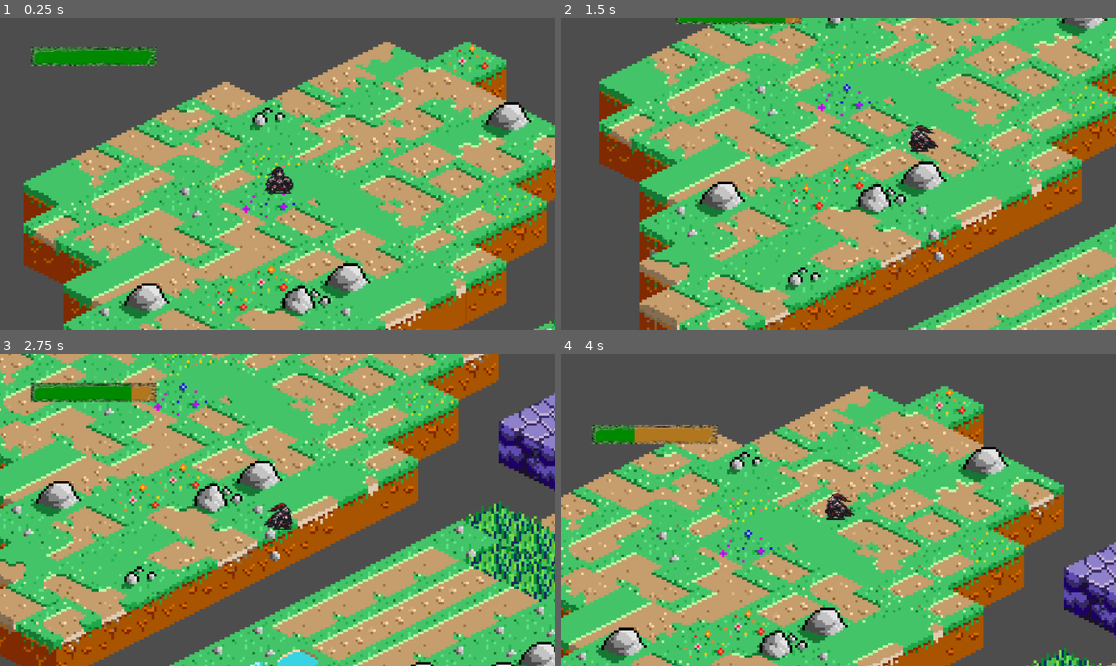
Above: before the commit, frames 1-4 (two rows, left to right).
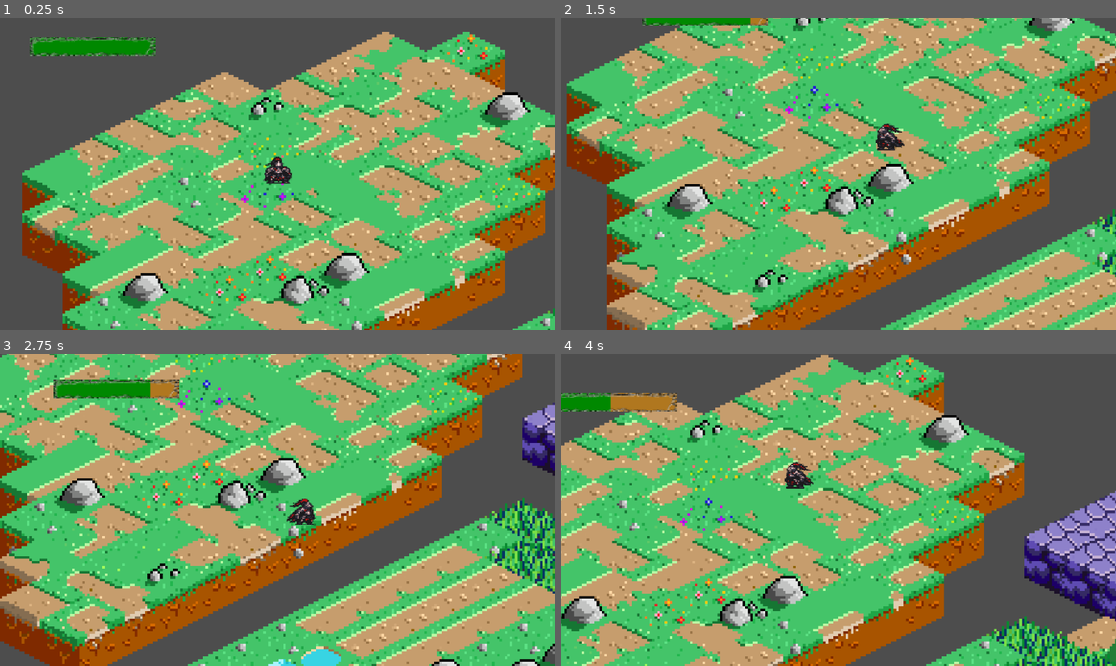
Above: after the commit, the same moments.

Repository: Byte-Entropy/UntitledGame
Game: Godot game, scene res://node_2d.tscn
Same seed, same stepped clock (60 frames per second), same inputs: the game is played once before the commit and once after it.
Inputs:
- Up to frame 1 (0.25 s): no input
- Up to frame 2 (1.5 s): tap Enter at 0.5 s; hold D (move_right) 0.53-1.28 s; tap Down (camera_down) at 0.6 s; tap Space (move_jump) at 0.77, 1.07 s; tap Left (camera_left) at 0.8, 1.35 s; hold S (move_down) from 1.28 s (still down)
- Up to frame 3 (2.75 s): tap Space (move_jump) at 1.52, 1.82 s; tap Right (camera_right) at 1.55, 2.1 s; release S (move_down) at 2.03 s; hold D (move_right) from 2.03 s (still down); tap Up (camera_up) at 2.3 s
- Up to frame 4 (4 s): release D (move_right) at 2.78 s; hold W (move_up) 2.78-3.53 s; tap Up (camera_up) at 2.85 s; tap Space (move_jump) at 3.02, 3.32, 3.77, 3.8 s; tap Shift (move_fast) at 3.05 s; hold A (move_left) from 3.53 s (still down); hold Shift (move_fast) from 3.53 s (still down)

The runs differ from the first frame. In frame 1, 43% of the frame differs, in the area x 4-100%, y 4-100%; in frame 2, 62%; in frame 3, 56%; in frame 4, 64%, in the area x 0-100%, y 0-100%.

Commit message:
Add readme, smallfixes

Diff:
--- a/testing-2/node_2d.tscn
+++ b/testing-2/node_2d.tscn
@@ -1108,8 +1108,10 @@
 camera = NodePath("Camera2D")
 
 [node name="Camera2D" type="Camera2D" parent="Player" unique_id=1569742667]
-position = Vector2(-1, -5)
+position = Vector2(0, 3)
 zoom = Vector2(2.61, 2.61)
+limit_smoothed = true
+position_smoothing_enabled = true
 
 [node name="StaminaBar" type="TextureProgressBar" parent="Player" unique_id=692756689]
 offset_left = -197.0
--- a/testing-2/player.gd
+++ b/testing-2/player.gd
@@ -11,140 +11,187 @@
 const FRICTION = 1200.0
 const CAM_SPEED = 500.0
 
+# --- Configuration: Animation (Bobbing) ---
+const BOB_FREQUENCY = 10.0  # How fast the bob is
+const BOB_AMPLITUDE = 3.0   # How many pixels up/down
+
 # --- Configuration: Stamina Costs ---
 const STAMINA_COSTS = {
-	"sprint": 25.0,
-	"jump": 20.0,
+    "sprint": 20.0,
+    "jump": 15.0,
 }
 const STAMINA_REGEN = 10.0
+
+# --- State Machine ---
+enum State { IDLE, MOVE, JUMP }
+var current_state = State.IDLE
 
 # --- State Variables ---
 var stamina: float = 100.0
 var max_stamina: float = 100.0
 
-# --- Z-Axis Simulation ---
+# --- Z-Axis & Visuals ---
 var z_height: float = 0.0
 var z_velocity: float = 0.0
+var bob_time: float = 0.0 # Tracks time for the sine wave
 const GRAVITY_Z = 980.0
 const JUMP_FORCE = 300.0
 
-# --- Preloaded Sprites (Auto-loaded from your folder) ---
-
+# --- Preloaded Sprites ---
 const TEX_UP = preload("res://PlayerSprites/up.png")
 const TEX_DOWN = preload("res://PlayerSprites/down.png")
 const TEX_LEFT = preload("res://PlayerSprites/left.png")
 const TEX_RIGHT = preload("res://PlayerSprites/right.png")
 
 func _ready() -> void:
-	# Safety Check: Print errors if nodes are missing
-	if not stamina_bar:
-		print("ERROR: Stamina Bar is not assigned in the Inspector!")
-	if not sprite:
-		# Fallback: Try to find it if not assigned
-		sprite = $Sprite2D
-		if not sprite: print("ERROR: Sprite2D node not found!")
+    if not stamina_bar: print("ERROR: Stamina Bar missing!")
+    if not sprite:
+        sprite = $Sprite2D
+        if not sprite: print("ERROR: Sprite2D missing!")
 
 func to_isometric(dir: Vector2) -> Vector2:
-	# isometric projection: x' = x - y, y' = (x + y) / 2
-	return Vector2(dir.x - dir.y, (dir.x + dir.y) * 0.5)
+    return Vector2(dir.x - dir.y, (dir.x + dir.y) * 0.5)
 
 func _physics_process(delta: float) -> void:
-	# 1. Get Input
-	var direction = Input.get_vector("move_left", "move_right", "move_up", "move_down")
-	direction = to_isometric(direction) # Convert to isometric
+    # 1. Global Input (Camera is always active)
+    handle_camera(delta)
 
-	# 2. Handle Actions (Sprint)
-	var is_sprinting = false
-	if direction != Vector2.ZERO and Input.is_action_pressed("move_fast"):
-		if stamina > 0:
-			is_sprinting = true
-			drain_stamina("sprint", delta)
+    # 2. Movement Input
+    var input_dir = Input.get_vector("move_left", "move_right", "move_up", "move_down")
+    var iso_dir = to_isometric(input_dir)
 
-	# 3. Handle Jump (move_jump)
-	if Input.is_action_just_pressed("move_jump") and z_height == 0:
-		if try_deduct_stamina("jump"):
-			z_velocity = -JUMP_FORCE
+    # 3. State Machine Logic
+    match current_state:
+        State.IDLE:
+            handle_idle_state(iso_dir, delta)
+        State.MOVE:
+            handle_move_state(iso_dir, delta)
+        State.JUMP:
+            handle_jump_state(iso_dir, delta)
 
-	# 4. Apply Physics (Z-Axis Gravity)
-	handle_z_axis(delta)
+    # 4. Apply Physics (Slide)
+    move_and_slide()
 
-	# 5. Apply Movement (X/Y Axis)
-	var current_speed = BASE_SPEED
-	if is_sprinting:
-		current_speed *= SPRINT_MULTIPLIER
+    # 5. Global Visual Updates (Facing, Z-Axis, UI)
+    update_visuals(iso_dir, delta)
+    update_ui()
 
-	if direction != Vector2.ZERO:
-		velocity = direction * current_speed
-		update_facing_direction(direction)
-	else:
-		velocity = velocity.move_toward(Vector2.ZERO, FRICTION * delta)
+# --- State Functions ---
 
-	move_and_slide()
+func handle_idle_state(dir: Vector2, delta: float) -> void:
+    # Transition: If input detected, switch to MOVE
+    if dir != Vector2.ZERO:
+        current_state = State.MOVE
+        return
 
-	# 6. Regen Stamina
-	if not is_sprinting:
-		handle_regen(delta)
+    # Transition: If Jump pressed, switch to JUMP
+    if Input.is_action_just_pressed("move_jump") and try_deduct_stamina("jump"):
+        start_jump()
+        return
 
-	# 7. Update UI
-	update_ui()
+    # Behavior: Friction stops the player
+    velocity = velocity.move_toward(Vector2.ZERO, FRICTION * delta)
+    handle_regen(delta)
 
-	# 8. Camera
-	handle_camera(delta)
+func handle_move_state(dir: Vector2, delta: float) -> void:
+    # Transition: If no input, switch to IDLE
+    if dir == Vector2.ZERO:
+        current_state = State.IDLE
+        return
 
-# --- Helper Functions ---
+    # Transition: If Jump pressed, switch to JUMP
+    if Input.is_action_just_pressed("move_jump") and try_deduct_stamina("jump"):
+        start_jump()
+        return
 
-func handle_z_axis(delta: float) -> void:
-	if z_height < 0 or z_velocity != 0:
-		z_velocity += GRAVITY_Z * delta
-		z_height += z_velocity * delta
+    # Behavior: Handle Sprinting
+    var current_speed = BASE_SPEED
 
-		if z_height >= 0:
-			z_height = 0
-			z_velocity = 0
+    # 1. Check if the player WANTS to sprint
+    if Input.is_action_pressed("move_fast"):
+        # 2. Check if they CAN sprint
+        if stamina > 0:
+            current_speed *= SPRINT_MULTIPLIER
+            drain_stamina("sprint", delta)
+        else:
+            pass
+    else:
+        handle_regen(delta)
 
-	# Check if sprite exists before moving it
-	if sprite:
-		sprite.position.y = z_height
+    velocity = dir * current_speed
 
-func drain_stamina(action_name: String, delta: float) -> void:
-	if action_name in STAMINA_COSTS:
-		stamina -= STAMINA_COSTS[action_name] * delta
-		stamina = max(stamina, 0)
+func handle_jump_state(dir: Vector2, delta: float) -> void:
+    var current_speed = BASE_SPEED
+    if Input.is_action_pressed("move_fast"):
+        current_speed *= SPRINT_MULTIPLIER
 
-func try_deduct_stamina(action_name: String) -> bool:
-	if action_name in STAMINA_COSTS:
-		var cost = STAMINA_COSTS[action_name]
-		if stamina >= cost:
-			stamina -= cost
-			return true
-	return false
+    if dir != Vector2.ZERO:
+        velocity = dir * current_speed
+    else:
+        velocity = velocity.move_toward(Vector2.ZERO, FRICTION * delta)
+
+    # Gravity Logic
+    z_velocity += GRAVITY_Z * delta
+    z_height += z_velocity * delta
+
+    # Landing Logic
+    if z_height >= 0:
+        z_height = 0
+        z_velocity = 0
+        current_state = State.IDLE # Return to ground state
+
+# --- Visuals & Helpers ---
+
+func start_jump() -> void:
+    current_state = State.JUMP
+    z_velocity = -JUMP_FORCE
+
+func update_visuals(dir: Vector2, delta: float) -> void:
+    if not sprite: return
+
+    # 1. Facing Direction
+    if dir != Vector2.ZERO:
+        update_facing_direction(dir)
+
+    # 2. Bobbing Calculation (Only when moving on ground)
+    var bob_offset = 0
+    if current_state == State.MOVE:
+        bob_time += delta * BOB_FREQUENCY
+        # Sin wave gives us -1 to 1. We multiply by Amplitude.
+        # abs() makes it a "bounce" (half circle) instead of up/down wave if desired
+        bob_offset = sin(bob_time) * BOB_AMPLITUDE
+    else:
+        # Reset bob time so next walk starts fresh
+        bob_time = 0.0
+
+    # 3. Combine Z-Height (Jump) and Bobbing (Walk)
+    # Note: z_height is usually negative (up), so we add them
+    sprite.position.y = z_height - abs(bob_offset)
+
+func update_facing_direction(dir: Vector2) -> void:
+    # Prioritize axis with stronger input (Isometric friendly)
+    if abs(dir.x) > abs(dir.y):
+        sprite.texture = TEX_RIGHT if dir.x > 0 else TEX_LEFT
+    else:
+        sprite.texture = TEX_DOWN if dir.y > 0 else TEX_UP
+
+func drain_stamina(action: String, delta: float) -> void:
+    if action in STAMINA_COSTS:
+        stamina = max(stamina - STAMINA_COSTS[action] * delta, 0)
+
+func try_deduct_stamina(action: String) -> bool:
+    if action in STAMINA_COSTS and stamina >= STAMINA_COSTS[action]:
+        stamina -= STAMINA_COSTS[action]
+        return true
+    return false
 
 func handle_regen(delta: float) -> void:
-	if stamina < max_stamina:
-		stamina += STAMINA_REGEN * delta
-		stamina = min(stamina, max_stamina)
+    stamina = min(stamina + STAMINA_REGEN * delta, max_stamina)
 
 func update_ui() -> void:
-	if stamina_bar:
-		stamina_bar.value = stamina
-
-func update_facing_direction(dir: Vector2) -> void:
-	if not sprite: return # Safety check
-
-	# Prioritize axis with stronger input
-	if abs(dir.x) > abs(dir.y):
-		if dir.x > 0:
-			sprite.texture = TEX_RIGHT
-		else:
-			sprite.texture = TEX_LEFT
-	else:
-		if dir.y > 0:
-			sprite.texture = TEX_DOWN
-		else:
-			sprite.texture = TEX_UP
+    if stamina_bar: stamina_bar.value = stamina
 
 func handle_camera(delta: float) -> void:
-	if camera:
-		var cam_input = Input.get_vector("camera_left", "camera_right", "camera_up", "camera_down")
-		if cam_input:
-			camera.position += cam_input * CAM_SPEED * delta
+    if camera:
+        var cam_input = Input.get_vector("camera_left", "camera_right", "camera_up", "camera_down")
+        if cam_input: camera.position += cam_input * CAM_SPEED * delta
Not shown, changed: README.md
